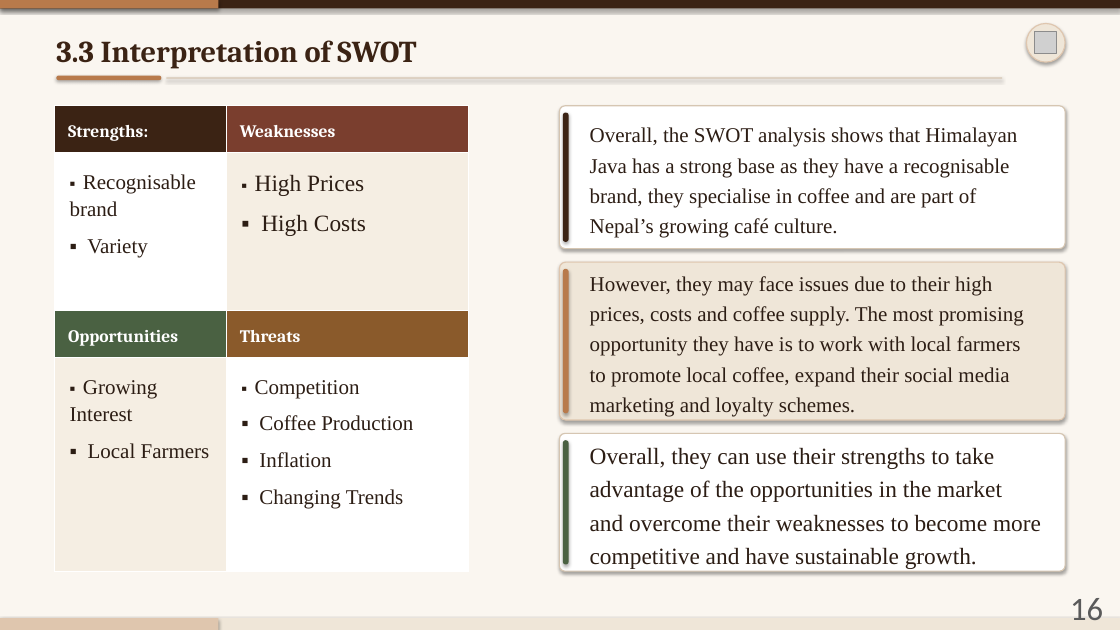
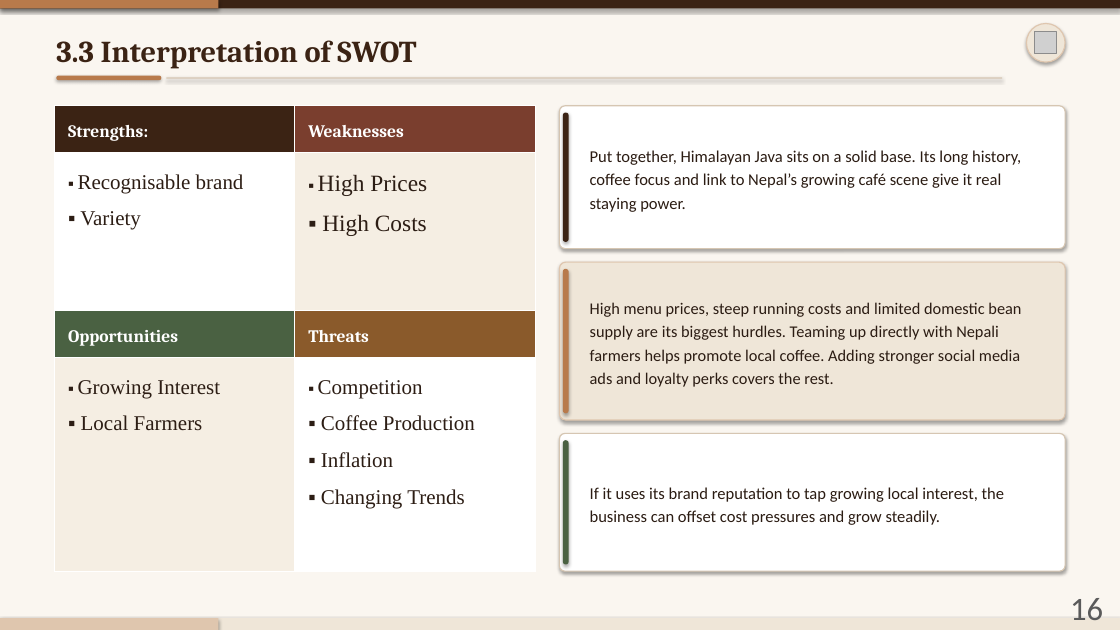
Before and after one commit to AV248/temp, a slide deck: slide 16 of Himalayan_Java_Presentation_Numbered.pptx. Drawn at 1120x630 pixels with LibreOffice and Linux fonts; fonts in the diff are those of the drawing; grey boxes stand for pictures. Boxes give left, top, right and bottom in pixels: in the first picture for what was removed or moved away, otherwise in the second. Text is boxed around its words. In the diff, an @@ line names an element or a change of style, - is before the commit and + after.

```diff
--- a/Himalayan_Java_Presentation_Numbered.pptx
+++ b/Himalayan_Java_Presentation_Numbered.pptx
@@ table resized from (x1=55, y1=106, x2=468, y2=571) to (x1=55, y1=106, x2=535, y2=571) @@
@@ text at (x1=590, y1=150, x2=1021, y2=212): text changed; size 18 to 14.2 pt; font Times New Roman to Calibri; text colour #2C1D14 to #2B1C13 @@
-Overall, the SWOT analysis shows that Himalayan Java has a strong base as they have a recognisable brand, they specialise in coffee and are part of Nepal’s growing café culture.
+Put together, Himalayan Java sits on a solid base. Its long history, coffee focus and link to Nepal’s growing café scene give it real staying power.
@@ text at (x1=590, y1=302, x2=1021, y2=387): text changed; size 18 to 14 pt; font Times New Roman to Calibri; text colour #2C1D14 to #2B1C13 @@
-However, they may face issues due to their high prices, costs and coffee supply. The most promising opportunity they have is to work with local farmers to promote local coffee, expand their social media marketing and loyalty schemes.
+High menu prices, steep running costs and limited domestic bean supply are its biggest hurdles. Teaming up directly with Nepali farmers helps promote local coffee. Adding stronger social media ads and loyalty perks covers the rest.
@@ text at (x1=590, y1=487, x2=1004, y2=525): text changed; size 20 to 14.2 pt; font Times New Roman to Calibri; text colour #2C1D14 to #2B1C13 @@
-Overall, they can use their strengths to take advantage of the opportunities in the market and overcome their weaknesses to become more competitive and have sustainable growth.
+If it uses its brand reputation to tap growing local interest, the business can offset cost pressures and grow steadily.
```
Also in this commit, not shown: 21 other slides changed, 1 slide added, 1 slide removed.
